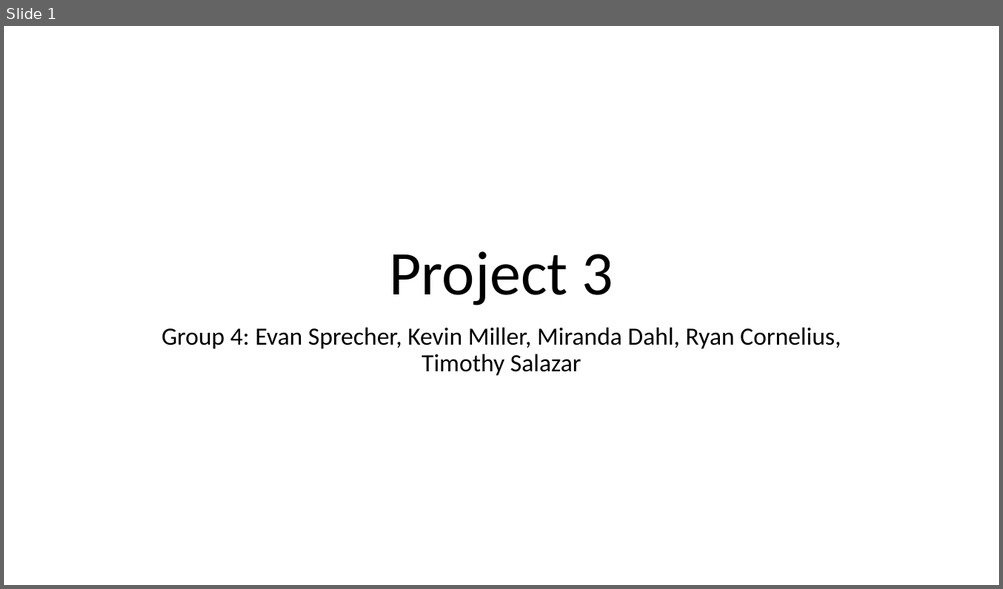
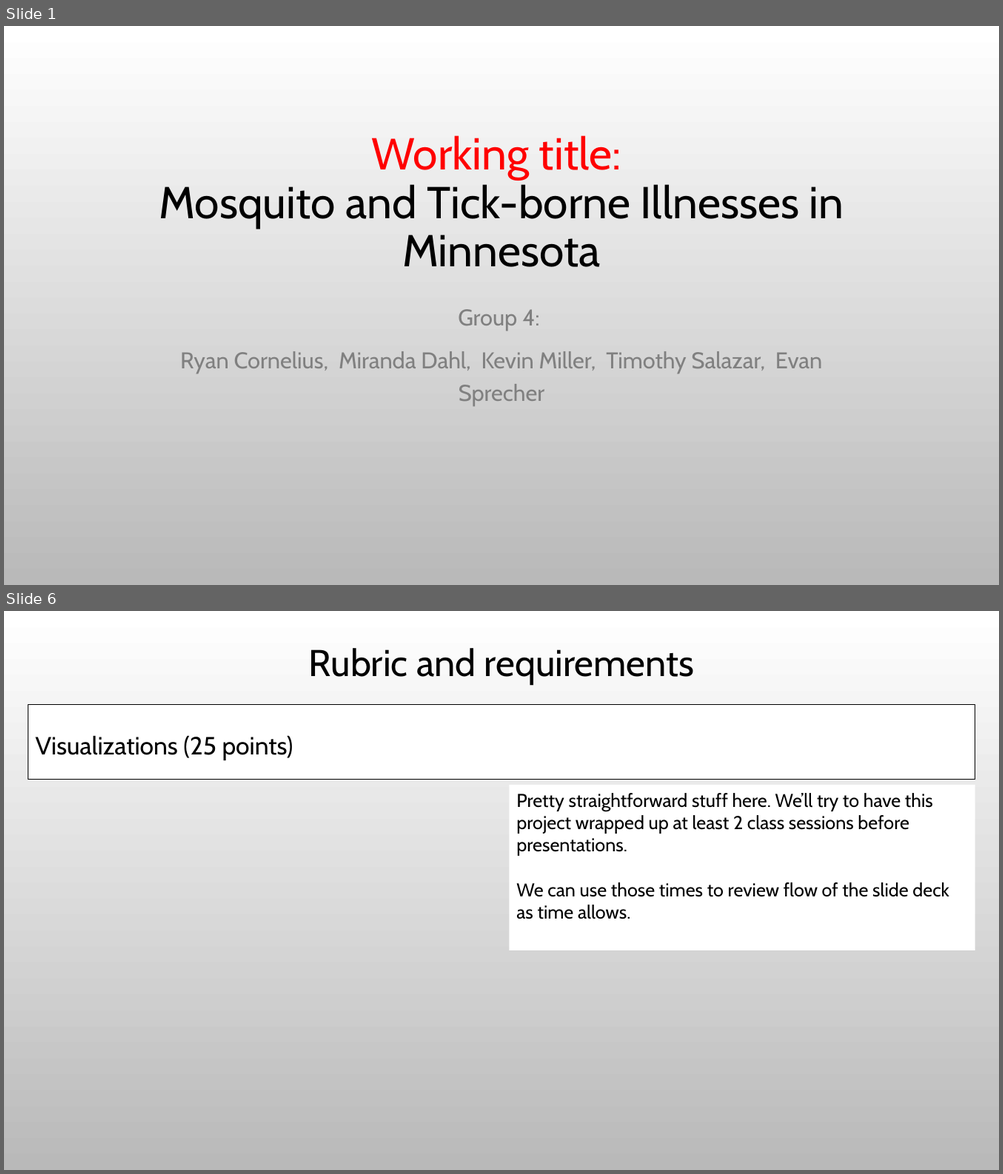
Before and after one commit to Evdawg/Project_3_Mosquito-borne_Diseases, a slide deck: Project_3_proposal.pptx. Shown one above the other, each under a label of ours: slide 1 before the commit, slides 1 and 6 after it; the slides between them are not shown. The pictures are 1003x589 and 1003x1174 pixels, drawn with LibreOffice and Linux fonts; fonts in the diff are those of the drawing; background and template pictures are left out. Boxes give left, top, right and bottom in pixels: in the first picture for what was removed or moved away, otherwise in the second. Text is boxed around its words. In the diff, an @@ line names an element or a change of style, - is before the commit and + after.

```diff
--- a/Project_3_proposal.pptx
+++ b/Project_3_proposal.pptx
@@ slide 6 added at <box>4,611,999,1170</box>, background picture (left out) @@
@@ title added at <box>309,648,694,684</box>, 36 pt, text #000000 @@
+Rubric and requirements
@@ text added at <box>28,705,976,780</box>, fill #FFFFFF, outline #000000 0.75 pt, 24 pt, text #000000 @@
+Visualizations (25 points)
@@ rectangle added at <box>509,785,975,951</box>, fill #FFFFFF, 18 pt, text #000000 @@
+Pretty straightforward stuff here. We’ll try to have this project wrapped up at least 2 class sessions before presentations.
+We can use those times to review flow of the slide deck as time allows.
@@ slide 1 changed as well @@
@@ background #FFFFFF to picture (left out) @@
@@ title at <box>159,136,844,267</box>: text changed; size 60 to 43.2 pt; font Calibri to Cabin @@
-Project 3
+Working title:
+Mosquito and Tick-borne Illnesses in Minnesota
@@ subtitle at <box>180,309,822,406</box>: text changed; size 24 to 22 pt; font Calibri to Cabin; text colour #000000 to #808080 @@
-Group 4: Evan Sprecher, Kevin Miller, Miranda Dahl, Ryan Cornelius, Timothy Salazar
+Group 4:
+Ryan Cornelius, Miranda Dahl, Kevin Miller, Timothy Salazar, Evan Sprecher
```
Also in this commit, not shown: 2 other slides changed, 3 other slides added, 2 slides removed.
